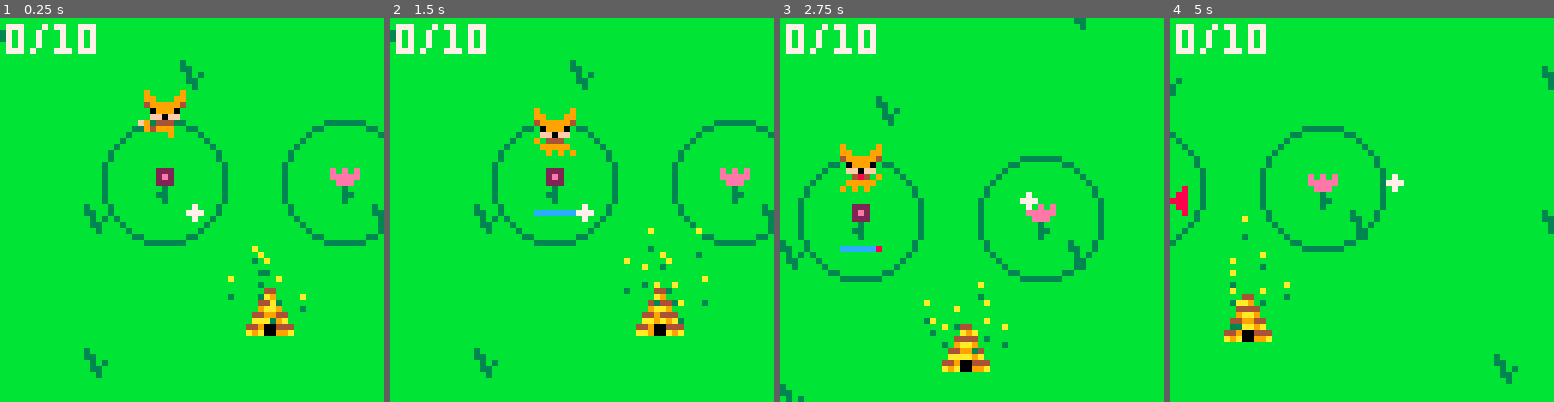
Above: before the commit, frames 1-4 (left to right).
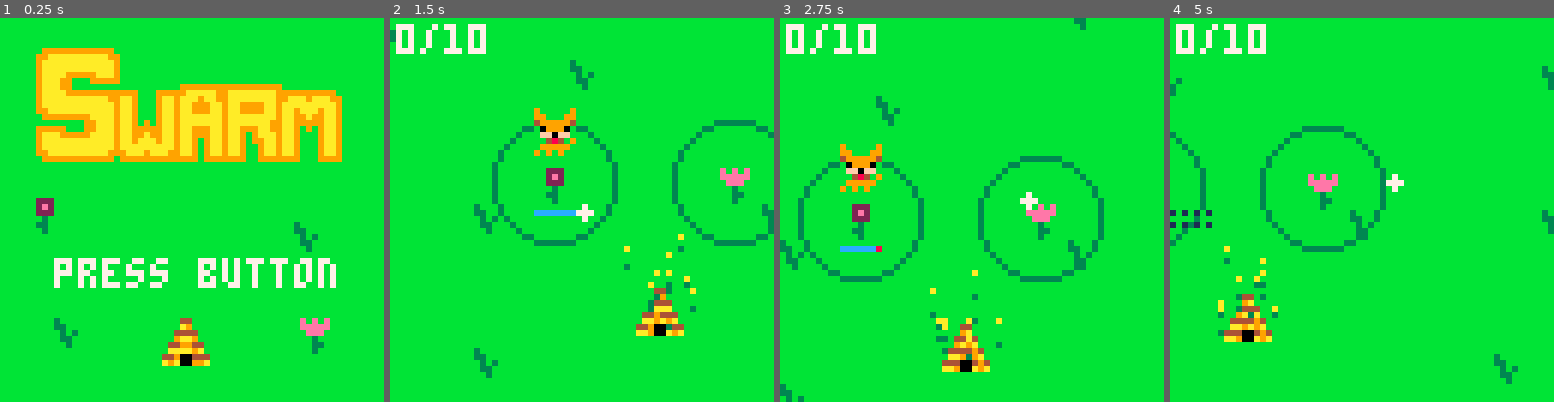
Above: after the commit, the same moments.

Repository: greysonp/swarm
Game: PICO-8 cartridge bees.p8
Two runs of this game, one before a commit and one after it. Both use one fixed random seed, a clock stepped at 60 frames per second and the inputs below.
Inputs:
- Up to frame 1 (0.25 s): no input
- Up to frame 2 (1.5 s): tap X (X key) at 0.33, 1.07 s; tap O (Z key) at 0.7 s
- Up to frame 3 (2.75 s): hold Right 1.6-2.1 s; tap O (Z key) at 1.7, 2.1, 2.5 s; tap X (X key) at 1.85 s; hold Up 2.15-2.42 s; hold Right from 2.47 s (still down)
- Up to frame 4 (5 s): tap O (Z key) every 0.4 s from 2.9 to 4.9 s; tap X (X key) at 2.97, 4.08 s; release Right at 3.03 s; hold Left 3.08-3.58 s; hold Down 3.63-3.97 s; hold Right 4.02-4.68 s; hold Up from 4.73 s (still down)

The runs differ from the first frame. In frame 1, 26% of the frame differs, in the area x 0-100%, y 1-94%; in frame 2, 1.0%; in frame 3, 1.1%; in frame 4, 1.5%.

Commit message:
Added a title screen.

Diff:
--- a/bees.p8
+++ b/bees.p8
@@ -27,7 +27,7 @@
 
 -- other
 time = 0
-screen = 1 -- 0 = title screen, 1 = game, 2 = game over
+screen = 0 -- 0 = title screen, 1 = game
 
 -- debug elements
 flag = false
@@ -91,6 +91,7 @@
 end
 
 function _updatetitle()
+  if btnp(1) or btnp(2) or btnp(3) or btnp(4) or btnp(5) or btnp(6) then screen = 1 end
 end
 
 function _updategame()
@@ -122,6 +123,13 @@
 end
 
 function _drawtitle()
+  map(0, 34, 0, 0, 8, 8)
+  spr(192, 6, 5, 7, 3)
+  spr(32, 5, 30)
+  spr(33, 50, 50)
+  spr(16, 27, 50)
+  rectfill(30, 56, 31, 57, 0)
+  print('press button', 9, 40, 7)
 end
 
 function _drawgame()
Not shown, changed: 31 lines of the sprite sheet (__gfx__) section of bees.p8
